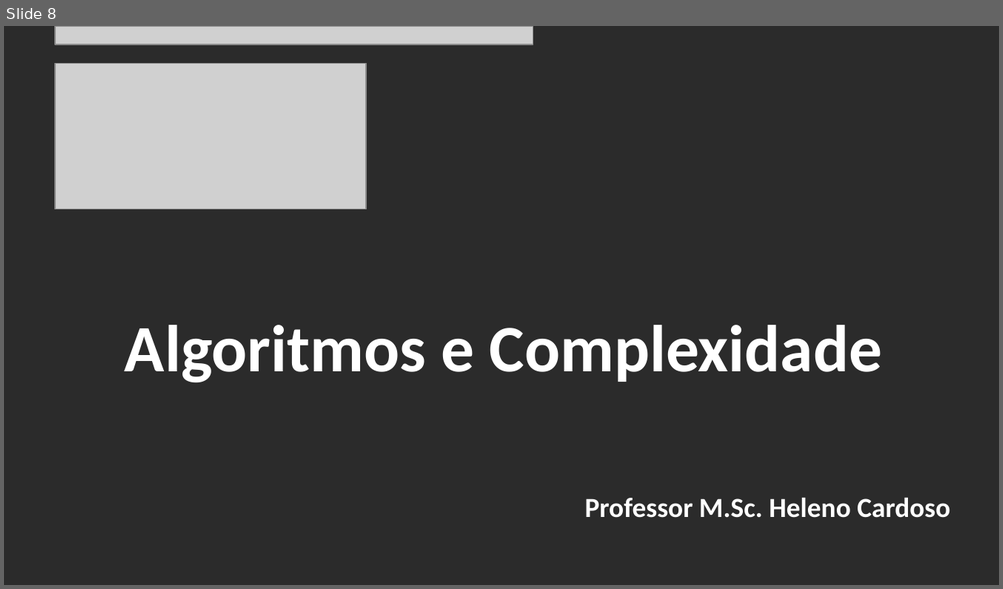
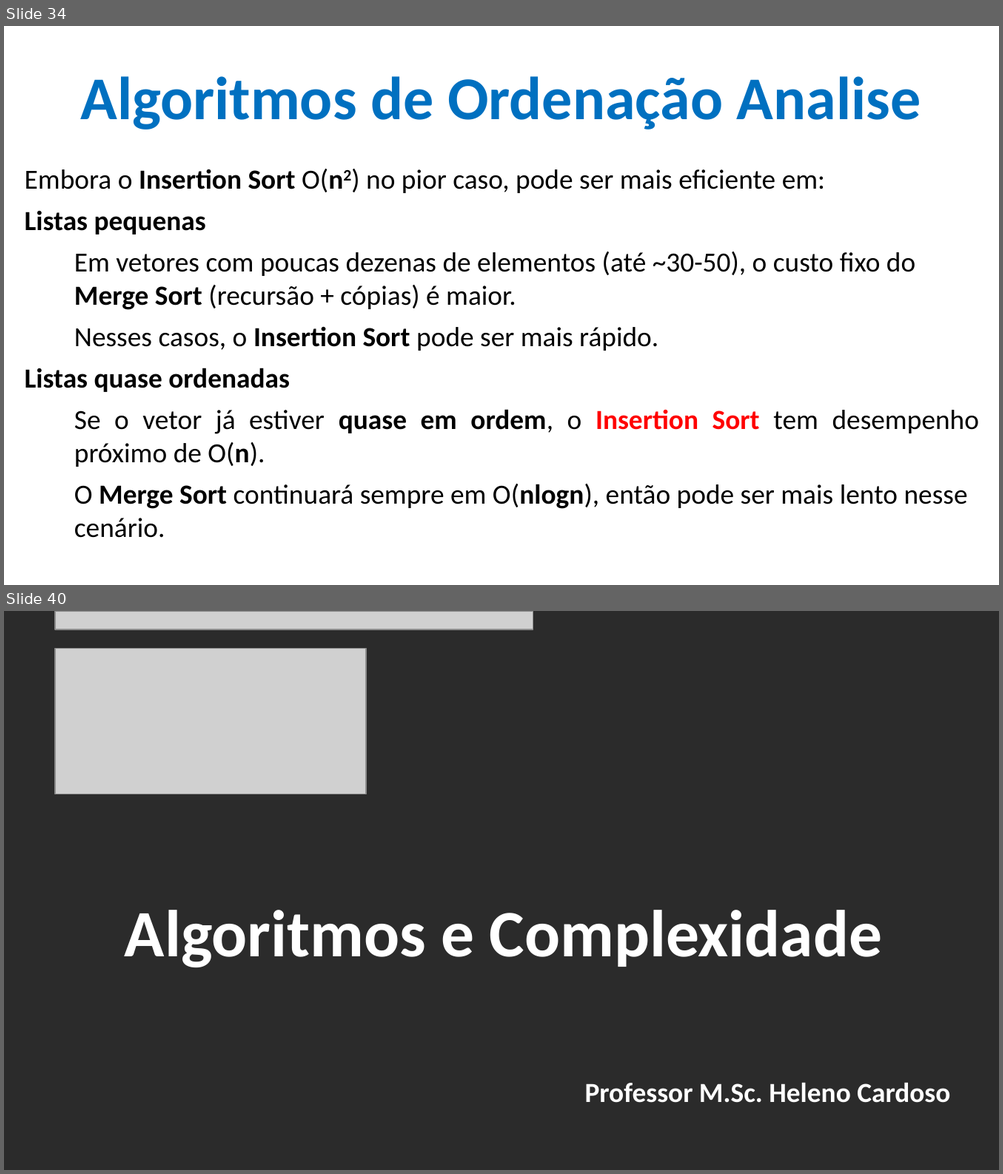
Before and after one commit to CloudEducationBrazil/WydenAlgoritmosEComplexidade, a slide deck: 01 Classes/Aula 04 - Algoritmos e Complexidade - Algoritmos de Ordenação.pptx. Shown one above the other, each under a label of ours: slide 8 before the commit, slides 34 and 40 after it; the slides between them are not shown. The pictures are 1003x589 and 1003x1174 pixels, drawn with LibreOffice and Linux fonts; fonts in the diff are those of the drawing; grey boxes stand for pictures; background and template pictures are left out; a plain dark background stands for a picture behind light text. Boxes give left, top, right and bottom in pixels: in the first picture for what was removed or moved away, otherwise in the second. Text is boxed around its words. In the diff, an @@ line names an element or a change of style, - is before the commit and + after.

Commit message:
Alg e Compl - Alg de Ordenação 01Set2025 ...

```diff
--- a/01 Classes/Aula 04 - Algoritmos e Complexidade - Algoritmos de Ordenação.pptx
+++ b/01 Classes/Aula 04 - Algoritmos e Complexidade - Algoritmos de Ordenação.pptx
@@ slide 34 added at (x1=4, y1=26, x2=999, y2=585), background picture (left out) @@
@@ title added at (x1=80, y1=76, x2=920, y2=130), 44 pt, text #0070C0, bold @@
+Algoritmos de Ordenação Analise
@@ text added at (x1=25, y1=169, x2=979, y2=538), 20 pt, text #000000 @@
+Embora o Insertion Sort O(n2) no pior caso, pode ser mais eficiente em:
+Listas pequenas
+  Em vetores com poucas dezenas de elementos (até ~30-50), o custo fixo do Merge Sort (recursão + cópias) é maior.
+  Nesses casos, o Insertion Sort pode ser mais rápido.
+Listas quase ordenadas
+  Se o vetor já estiver quase em ordem, o Insertion Sort tem desempenho próximo de O(n).
+  O Merge Sort continuará sempre em O(nlogn), então pode ser mais lento nesse cenário.
@@ what was slide 8 is now slide 40 @@
```
Also in this commit, not shown: 6 slides changed, 31 other slides added, 12 other files.
